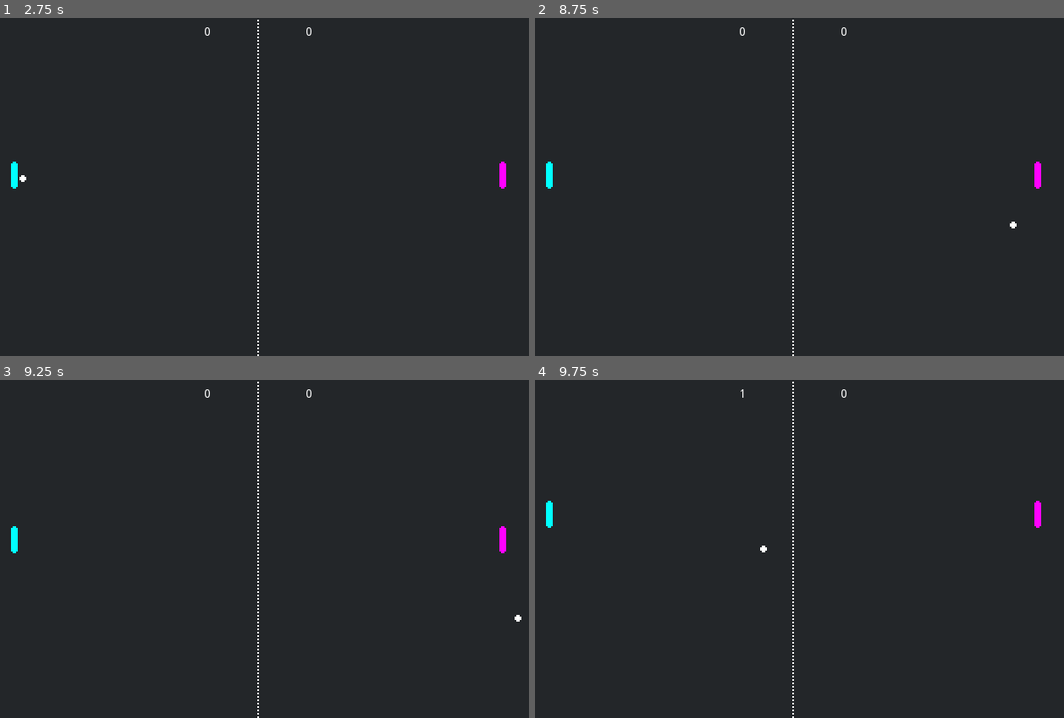
Above: before the commit, frames 1-4 (two rows, left to right).
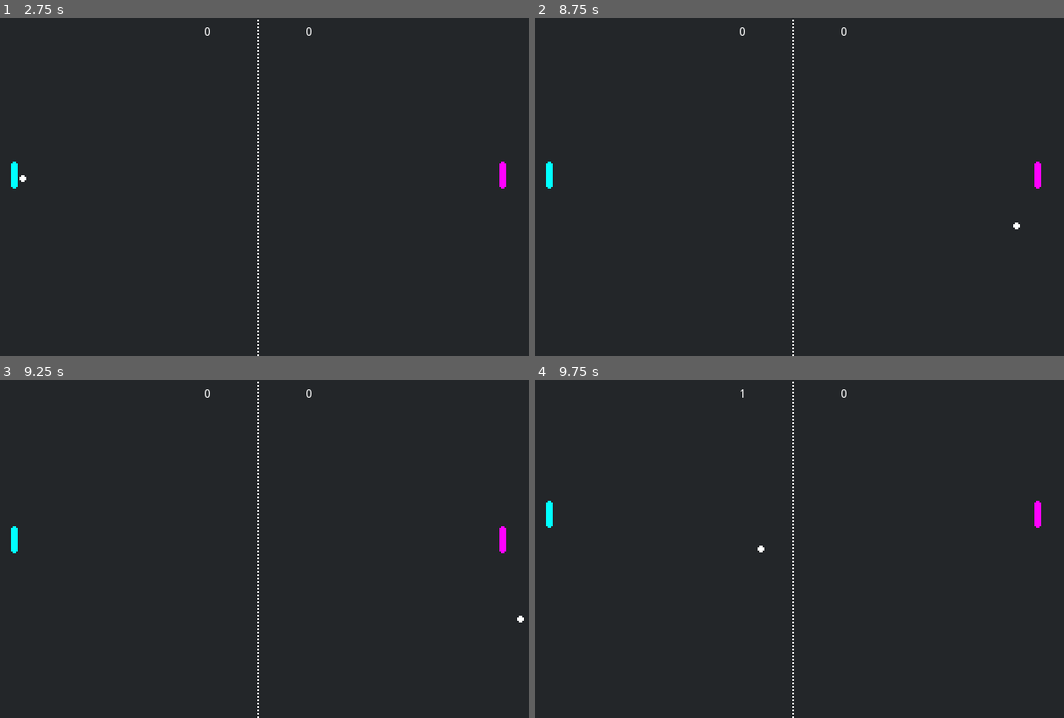
Above: after the commit, the same moments.

Repository: Leonix/godot-synced
Game: Godot game, scene res://playground/pong/pong.tscn
Two runs of this game, one before a commit and one after it. Both use one fixed random seed, a clock stepped at 60 frames per second and the inputs below. This scene is started directly instead of the project's main scene.
Inputs (mouse positions are in pixels of both pictures, inside the frame that each line leads up to):
- Up to frame 1 (2.75 s): tap Enter at 0.5 s; move the mouse to (232, 254) at 0.52 s; hold Up (move_up) 0.53-1.25 s; click (232, 254) at 0.67 s; drag from (423, 237) to (15, 88) at 1.27 s; tap Space at 2 s; move the mouse to (95, 136) at 2.02 s; hold Down (move_down) from 2.03 s (still down)
- Up to frame 2 (8.75 s): release Down (move_down) at 2.75 s; drag from (820, 187) to (1037, 176) at 2.77 s; move the mouse to (709, 102) at 3.52 s; hold Down (move_down) 3.53-4.25 s; drag from (910, 170) to (667, 88) at 4.27 s; tap Enter at 5 s; move the mouse to (683, 203) at 5.02 s; hold Up (move_up) 5.03-5.75 s; click (683, 203) at 5.17 s; drag from (847, 112) to (683, 203) at 5.77 s; move the mouse to (767, 254) at 6.52 s; hold Up (move_up) 6.53-7.25 s; drag from (958, 237) to (550, 88) at 7.27 s; move the mouse to (630, 136) at 8.02 s; hold Down (move_down) from 8.03 s (still down)
- Up to frame 3 (9.25 s): release Down (move_down) at 8.75 s; drag from (285, 549) to (502, 538) at 8.77 s
- Up to frame 4 (9.75 s): move the mouse to (709, 464) at 9.52 s; hold Up (move_up) from 9.53 s (still down); click (709, 464) at 9.67 s

Frame 1 is identical in both runs. In frame 2, less than 0.1% of the frame differs, in the area x 89-92%, y 60-63%; in frame 3, less than 0.1%; in frame 4, less than 0.1%.
Error before the commit: Invalid call. Nonexistent function 'get' in base 'Nil'. (res://sync/Synced.gd:474)
Error after the commit: Invalid call. Nonexistent function 'get' in base 'Nil'. (res://sync/Synced.gd:522)

Commit message:
ability to auto-sync properties into parent directly

Diff:
--- a/playground/pong/ball.tscn
+++ b/playground/pong/ball.tscn
@@ -25,3 +25,4 @@
 sync_strategy = 2
 interpolation = 1
 missing_state_interpolation = 1
+auto_sync_property = "position"
--- a/playground/pong/logic/ball.gd
+++ b/playground/pong/logic/ball.gd
@@ -10,12 +10,6 @@
 
 onready var synced = $synced
 
-func _ready():
-	synced.position = self.position
-
-func _process(_delta):
-	self.position = synced.position
-
 func _physics_process(delta):
 	# Don't have to do anything here unless we're the server.
 	# (We may still run the code, but it won't do anything since
@@ -25,17 +19,17 @@
 
 	if not stopped:
 		_speed += delta
-		synced.position += _speed * delta * direction
+		position += _speed * delta * direction
 
 	# Check screen bounds to make ball bounce.
-	if (synced.position.y < 0 and direction.y < 0) or (synced.position.y > _screen_size.y and direction.y > 0):
+	if (position.y < 0 and direction.y < 0) or (position.y > _screen_size.y and direction.y > 0):
 		direction.y = -direction.y
 
 	# Check if scored
-	if synced.position.x < 0:
+	if position.x < 0:
 		get_parent().update_score(false)
 		_reset_ball(false)
-	elif synced.position.x > _screen_size.x:
+	elif position.x > _screen_size.x:
 		get_parent().update_score(true)
 		_reset_ball(true)
 
@@ -55,7 +49,6 @@
 
 func _reset_ball(for_left):
 	position = _screen_size / 2
-	synced.position = _screen_size / 2
 	if for_left:
 		direction = Vector2.LEFT
 	else:
--- a/playground/pong/logic/paddle.gd
+++ b/playground/pong/logic/paddle.gd
@@ -10,11 +10,7 @@
 onready var _screen_size_y = get_viewport_rect().size.y
 onready var synced = $synced
 
-func _ready():
-	synced.position = self.position
-
 func _process(_delta):
-	self.position = synced.position
 	# Hide label instantly for another person's paddle, or after a move for your paddle.
 	if not _you_hidden:
 		if _motion != 0 or not synced.is_local_peer():
@@ -23,7 +19,7 @@
 func _physics_process(delta):
 	_motion = synced.input.get_action_strength("move_down") - synced.input.get_action_strength("move_up")
 	_motion *= MOTION_SPEED
-	synced.position.y = clamp(synced.position.y + _motion * delta, 16, _screen_size_y - 16)
+	position.y = clamp(position.y + _motion * delta, 16, _screen_size_y - 16)
 
 func _hide_you_label():
 	_you_hidden = true
--- a/playground/pong/paddle.tscn
+++ b/playground/pong/paddle.tscn
@@ -27,6 +27,9 @@
 size_flags_vertical = 0
 text = "You"
 align = 1
+__meta__ = {
+"_edit_use_anchors_": false
+}
 
 [node name="synced" type="Node" parent="."]
 script = ExtResource( 4 )
@@ -36,4 +39,5 @@
 interpolation = 1
 missing_state_interpolation = 1
 client_side_prediction = 1
+auto_sync_property = "position"
 [connection signal="area_entered" from="." to="." method="_on_paddle_area_enter"]
--- a/sync/Synced.gd
+++ b/sync/Synced.gd
@@ -1,9 +1,3 @@
-#
-# !!! Property setting to update corresponding property on parent node
-# every _process() and _physics_process()
-# * will probably have to use crazy stuff like _process_internal()
-#
-
 extends Node
 class_name Synced
 
@@ -80,12 +74,110 @@
 # Client: true if last time we received from server, frame contained at least one value.
 var _last_frame_had_data = true
 
+# True is there's at least one property that requires to sync directly to parent
+var _should_auto_update_parent = false
+
 func _ready():
 	update_csp_status()
+	setup_auto_update_parent()
 	SyncManager.synced_created(self, spawner)
 
-# Synced that contains a CSP property need to keep track of
-# when each input_frame was produced
+func _process(_delta):
+	# try to make first call to _process() after _physics_process()
+	# always give integer state_id_frac
+	if _first_process_since_physics_process and SyncManager.state_id_frac_to_integer_reduction > 0:
+		_first_process_since_physics_process = false
+		_state_id_frac_fix = move_toward(
+			_state_id_frac_fix,
+			Engine.get_physics_interpolation_fraction(),
+			SyncManager.state_id_frac_to_integer_reduction
+		)
+
+# We use process_internal to update parent node just before its _process() runs.
+# Only runs on Client if at least one auto-synced property is found.
+func _notification(what):
+	if what == NOTIFICATION_INTERNAL_PROCESS:
+		_auto_sync_all_to_parent()
+
+func _physics_process(_delta):
+	# _physics_process() of child nodes runs after parent node.
+	# Copy data from parent if set up to do so
+	if _should_auto_update_parent and not SyncManager.is_client():
+		for property in get_children():
+			if property.auto_sync_property != '':
+				_auto_sync_from_parent(property)
+
+	# Increment global state time
+	state_id += 1
+	_first_process_since_physics_process = true
+	if SyncManager.is_client():
+		if _last_frame_had_data:
+			# This scary block figures out if client should skip some state_ids
+			# or wait and render state_id two times in a row. This is needed in case
+			# of clock desync between client and server, or short network failure.
+			var mtime_since_last_update = OS.get_system_time_msecs() - _last_received_state_mtime
+			var should_be_current_state_id = _last_received_state_id + mtime_since_last_update / 1000.0 * Engine.iterations_per_second
+			if abs(should_be_current_state_id - state_id) >= 2:
+				state_id = int(should_be_current_state_id)
+			if state_id > _last_received_state_id + SyncManager.max_offline_extrapolation:
+				state_id = _last_received_state_id + SyncManager.max_offline_extrapolation
+			if input_id_to_state_id:
+				input_id_to_state_id.write(SyncManager.get_local_peer().input_id, state_id)
+		else:
+			# Last time we received an empty frame from Server.
+			# It means that no values changed and likely will not change soon.
+			# We're allowed to extrapolate this last known state into the future
+			# as if we receive it from server each frame.
+			for prop in sync_properties:
+				var property = sync_properties[prop]
+				if is_csp_enabled(property):
+					pass # can't correct prediction errors though
+				else:
+					if property.debug_log: print('ext_emp_f')
+					property.write(state_id, property._get(-1))
+
+	# Send data frame fromo server to clients if time has come
+	if SyncManager.is_server():
+		var time = OS.get_system_time_msecs()
+		if _mtime_when_send_next_frame <= time:
+			var delay = int(1000 / SyncManager.server_sendrate)
+			if time - _mtime_when_send_next_frame > delay:
+				_mtime_when_send_next_frame = time + delay
+			else:
+				_mtime_when_send_next_frame += delay
+			send_all_data_frames()
+
+func _auto_sync_all_to_parent():
+	assert(not SyncManager.is_server())
+	for property in get_children():
+		if property.auto_sync_property != '':
+			if property.ready_to_read():
+				_auto_sync_to_parent(property)
+
+func _auto_sync_from_parent(property):
+	assert(property.auto_sync_property)
+	var value = get_parent().get(property.auto_sync_property)
+	# SyncedProperties do not support null values because trying to
+	# return them from _get() makes parent class to look it up instead
+	assert(value != null, "SyncedProperties do not support null values")
+	if property.debug_log: print('autosync_from_parent')
+	self._set(property.name, value)
+
+func _auto_sync_to_parent(property):
+	assert(property.auto_sync_property)
+	if property.debug_log: print('autosync_to_parent') # !!!
+	get_parent().set(property.auto_sync_property, self._get(property.name))
+
+func setup_auto_update_parent():
+	_should_auto_update_parent = false
+	for property in get_children():
+		if property.auto_sync_property != '':
+			_should_auto_update_parent = true
+			break
+	if not SyncManager.is_server():
+		set_process_internal(_should_auto_update_parent)
+
+# CSP properties need to keep track of when each input_frame was produced
 func update_csp_status():
 	var size = 0
 	_contains_csp_property = false
@@ -100,23 +192,13 @@
 		input_id_to_state_id = null
 
 # Whether client-side prediction is enabled for given property.
-# This properly resolves SyncedProperty.IF_BELONGS_TO_LOCAL_PEER_CSP
+# This resolves SyncedProperty.IF_BELONGS_TO_LOCAL_PEER_CSP
 func is_csp_enabled(property:SyncedProperty)->bool:
 	if property.client_side_prediction == SyncedProperty.ALWAYS_CSP:
 		return true
 	if property.client_side_prediction == SyncedProperty.IF_BELONGS_TO_LOCAL_PEER_CSP and is_local_peer():
 		return true
 	return false
-
-func _process(_delta):
-	if _first_process_since_physics_process:
-		if SyncManager.state_id_frac_to_integer_reduction > 0:
-			_state_id_frac_fix = move_toward(
-				_state_id_frac_fix,
-				Engine.get_physics_interpolation_fraction(),
-				SyncManager.state_id_frac_to_integer_reduction
-			)
-			_first_process_since_physics_process = false
 
 func prepare_sync_properties():
 	var result = {}
@@ -143,46 +225,9 @@
 		result[property.name] = property
 	return result
 
-func _physics_process(_delta):
-
-	# Increment global state time
-	state_id += 1
-	_first_process_since_physics_process = true
-	if SyncManager.is_client():
-		if not _last_frame_had_data:
-			# Last time we received an empty frame.
-			# It means that no values changed and likely will not change soon.
-			# We're allowed to extrapolate this last known state into the future
-			# as if we receive it from server each frame.
-			for prop in sync_properties:
-				var property = sync_properties[prop]
-				if is_csp_enabled(property):
-					pass # can't correct prediction errors though
-				else:
-					if property.debug_log: print('ext_emp_f')
-					property.write(state_id, property._get(-1))
-		else:
-			var mtime_since_last_update = OS.get_system_time_msecs() - _last_received_state_mtime
-			var should_be_current_state_id = _last_received_state_id + mtime_since_last_update / 1000.0 * Engine.iterations_per_second
-			if abs(should_be_current_state_id - state_id) >= 2:
-				state_id = int(should_be_current_state_id)
-			if state_id > _last_received_state_id + SyncManager.max_offline_extrapolation:
-				state_id = _last_received_state_id + SyncManager.max_offline_extrapolation
-			if input_id_to_state_id:
-				input_id_to_state_id.write(SyncManager.get_local_peer().input_id, state_id)
-
-	if SyncManager.is_server():
-		var time = OS.get_system_time_msecs()
-		if _mtime_when_send_next_frame <= time:
-			var delay = int(1000 / SyncManager.server_sendrate)
-			if time - _mtime_when_send_next_frame > delay:
-				_mtime_when_send_next_frame = time + delay
-			else:
-				_mtime_when_send_next_frame += delay
-			send_all_data_frames()
-
-# Pessimistic selection of state_ids last reliably sent to given player (or all players).
-# Do not midify Dict returned, make a copy if needed.
+# Dictionary {property_name = state_id} with state_ids last reliably sent
+# to given player (or all players).
+# Do not modify Dict returned, make a copy if needed.
 func get_last_reliable_state_ids(peer_id=null)->Dictionary:
 	if peer_id:
 		return _peer_prop_reliable_state_ids.get(peer_id, {})
@@ -326,7 +371,7 @@
 
 	return [sendtable, frame_reliable, frame_unreliable]
 
-# Called via RPC, sending data from Server to all Clients.
+# Called via RPC from Server, executes on Clients. Communicates property values.
 puppet func receive_data_frame(st_id, last_consumed_input_id, sendtable_ids, values):
 	if SyncManager.simulate_network_latency != null:
 		var delay = rand_range(SyncManager.simulate_network_latency[0], SyncManager.simulate_network_latency[1])
@@ -401,8 +446,8 @@
 		result[sendtable[sendtable_id]] = value
 	return result
 
-# Correct possible client-side prediction error once known valid server state comes
-# for an older state that we recently predicted.
+# Correct client-side prediction made some time ago for an older state
+# once known valid server state comes delayed by network.
 func correct_prediction_error(property:SyncedProperty, input_id:int, value):
 	assert(SyncManager.is_client())
 	assert(input_id_to_state_id is SyncPeer.CircularBuffer)
@@ -440,6 +485,9 @@
 func is_local_peer():
 	return belongs_to_peer_id == 0
 
+func synced_property(name:String)->SyncedProperty:
+	return sync_properties.get(name)
+
 # Getters and setters
 func get_state_id_frac():
 	if Engine.is_in_physics_frame():
@@ -458,7 +506,7 @@
 	return get_state_id_frac() - SyncManager.client_interpolation_lag
 
 func set_belongs_to_peer_id(peer_id):
-	if peer_id == multiplayer.get_network_unique_id():
+	if peer_id != 0 and peer_id == multiplayer.get_network_unique_id():
 		peer_id = 0
 	var should_update_csp = belongs_to_peer_id == null
 	if not should_update_csp:
@@ -473,6 +521,9 @@
 func _get(prop):
 	var p = sync_properties.get(prop)
 	if p:
+		if not p.ready_to_read() and p.auto_sync_property != '':
+			if p.debug_log: print('autosync_init')
+			_auto_sync_from_parent(p)
 		assert(p.ready_to_read(), "Attempt to read from %s:%s before any writes happened" % [get_path(), prop])
 		if not SyncManager.is_client() or is_csp_enabled(p) or p.sync_strategy == SyncedProperty.CLIENT_OWNED:
 			return p.read(-1)
--- a/sync/SyncedProperty.gd
+++ b/sync/SyncedProperty.gd
@@ -94,6 +94,13 @@
 var last_compensated_state_id: int = 0
 # Prints all successfull writes to this to console
 export var debug_log = false
+# When set, Synced will write to this SyncedProperty after each _physics_process()
+# and _process() on Server, taking data from proeprty with given name on Synced parent;
+# and will read from it before each _physics_process() and _process() on Client,
+# writing to corresponding property on parent node of Synced.
+# Basically this directly syncs given property on Synced parent node.
+# Useful for `position` and such.
+export var auto_sync_property = ''
 # Storage for additional meta-data.
 # Unrecognized options passed to the constructor go here.
 export var meta: Dictionary
